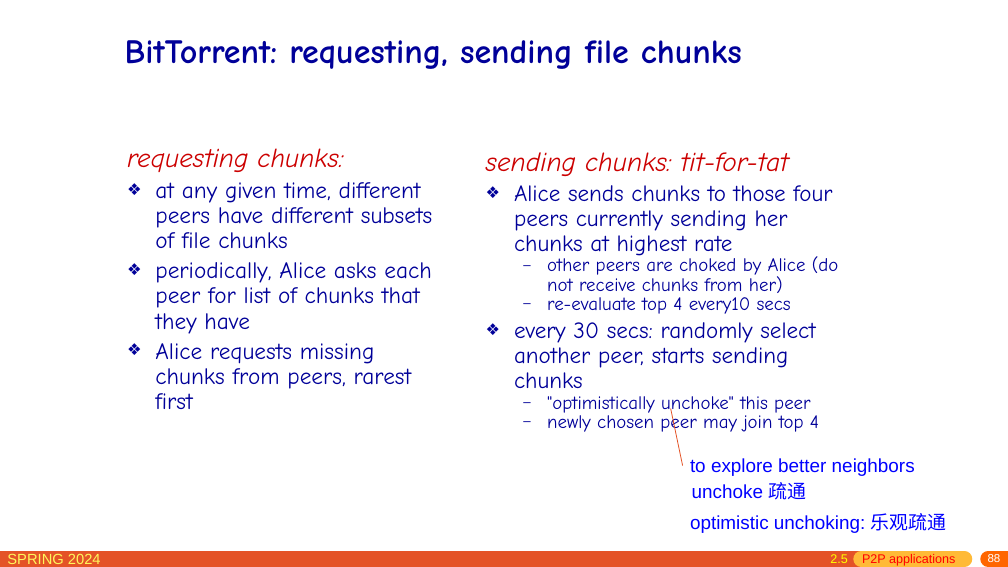
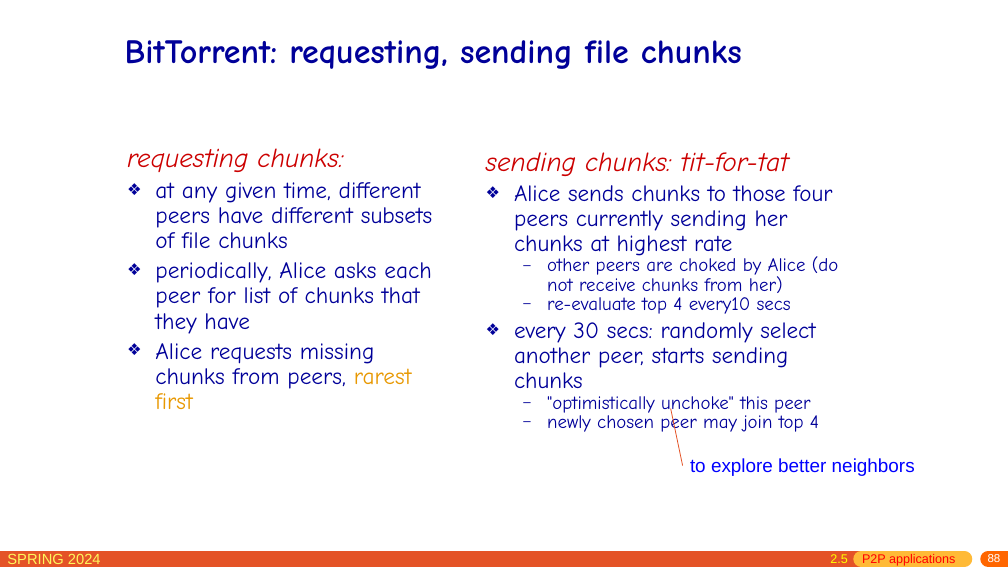
Before and after one commit to network-whu/slides, a slide deck: slide 88 of pptx/chapter2.pptx. Drawn at 1008x567 pixels with LibreOffice and Linux fonts; fonts in the diff are those of the drawing. Boxes give left, top, right and bottom in pixels: in the first picture for what was removed or moved away, otherwise in the second. Text is boxed around its words. In the diff, an @@ line names an element or a change of style, - is before the commit and + after.

```diff
--- a/pptx/chapter2.pptx
+++ b/pptx/chapter2.pptx
@@ text at (x1=155, y1=343, x2=412, y2=409): text colour #000099 to #E99800 in "rarest first" @@
@@ text removed at (x1=692, y1=482, x2=806, y2=500) @@
-unchoke 疏通
@@ text removed at (x1=690, y1=513, x2=947, y2=533) @@
-optimistic unchoking: 乐观疏通
```
Also in this commit, not shown: 15 other slides changed, 1 other file.
